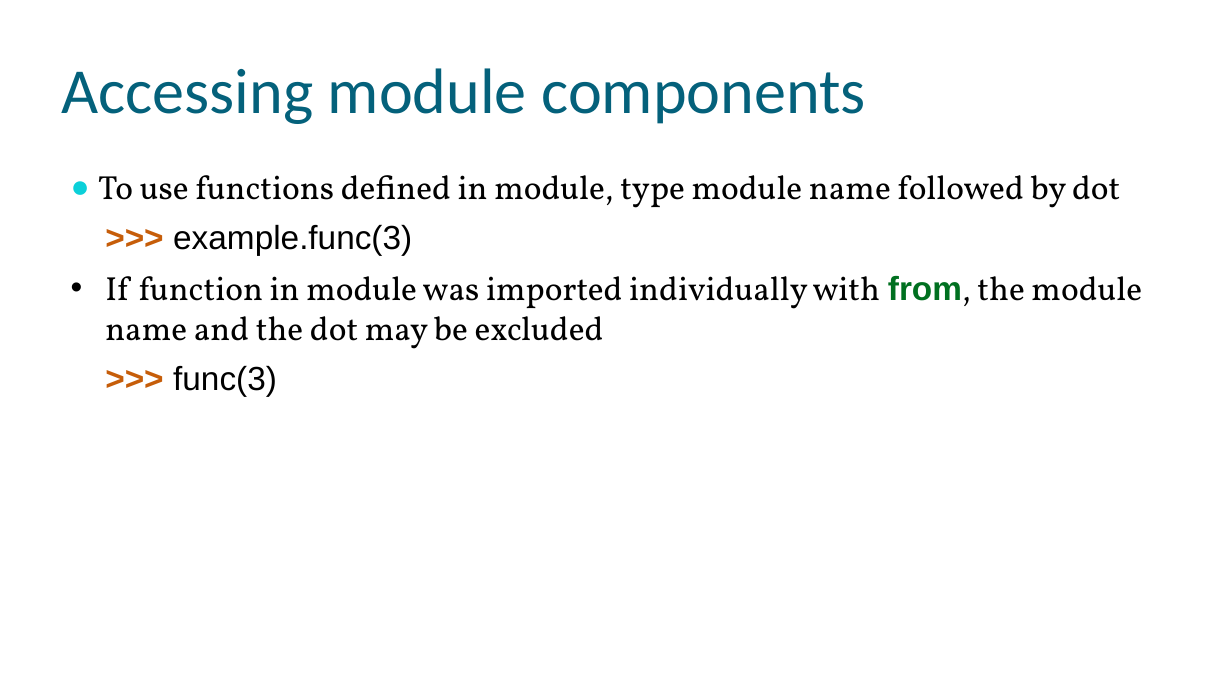
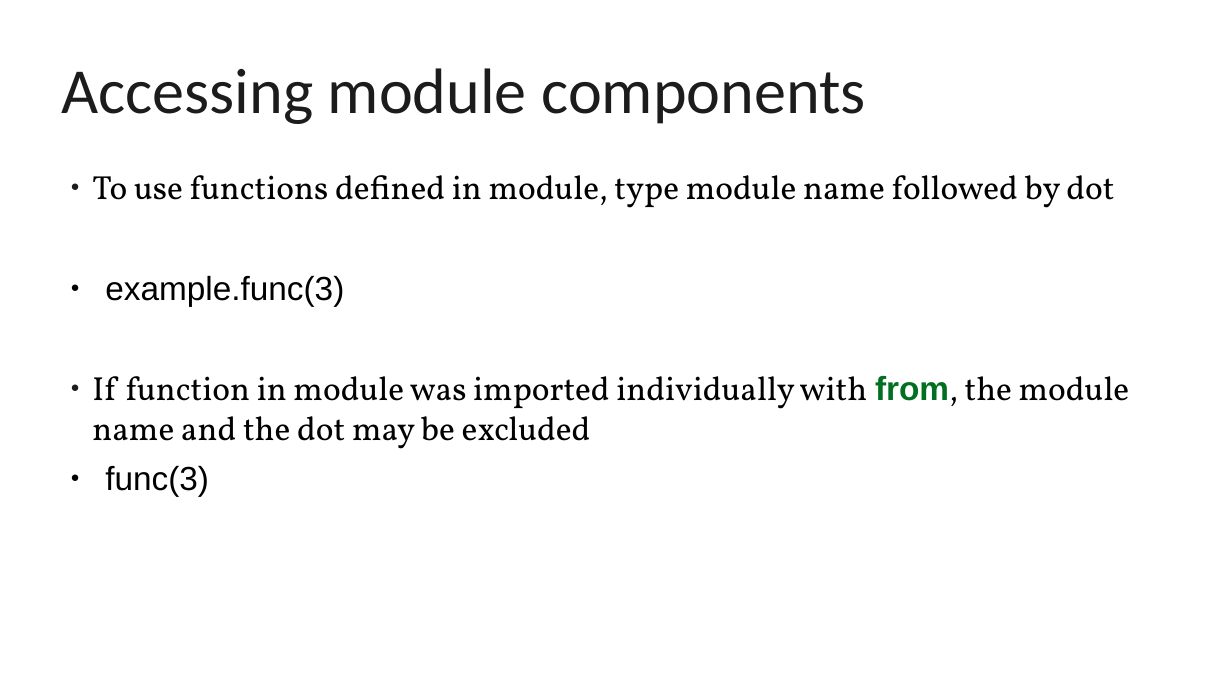
Before and after one commit to hariseldon99/msph306, a slide deck: slide 39 of notes/Intro-Python-2.pptx (slide 38 before the commit). Drawn at 1232x693 pixels with LibreOffice and Linux fonts; fonts in the diff are those of the drawing; background and template pictures are left out. Boxes give left, top, right and bottom in pixels: in the first picture for what was removed or moved away, otherwise in the second. Text is boxed around its words. In the diff, an @@ line names an element or a change of style, - is before the commit and + after.

```diff
--- a/notes/Intro-Python-2.pptx
+++ b/notes/Intro-Python-2.pptx
@@ title "Accessing module components" at (62, 68, 865, 124): text colour #04617B to #1C1C1C @@
@@ text at (92, 175, 1130, 449): indent changed; bullet colour #0BD0D9 to #1C1C1C; bullet • to ●; bullet colour #000000 to #1C1C1C @@
@@ text at (105, 275, 344, 306): text changed @@
->>> example.func(3)
+    ● example.func(3)
@@ text at (105, 465, 209, 497): text changed @@
->>> func(3)
+    ● func(3)
```
Also in this commit, not shown: 10 other slides changed, 3 slides added.
